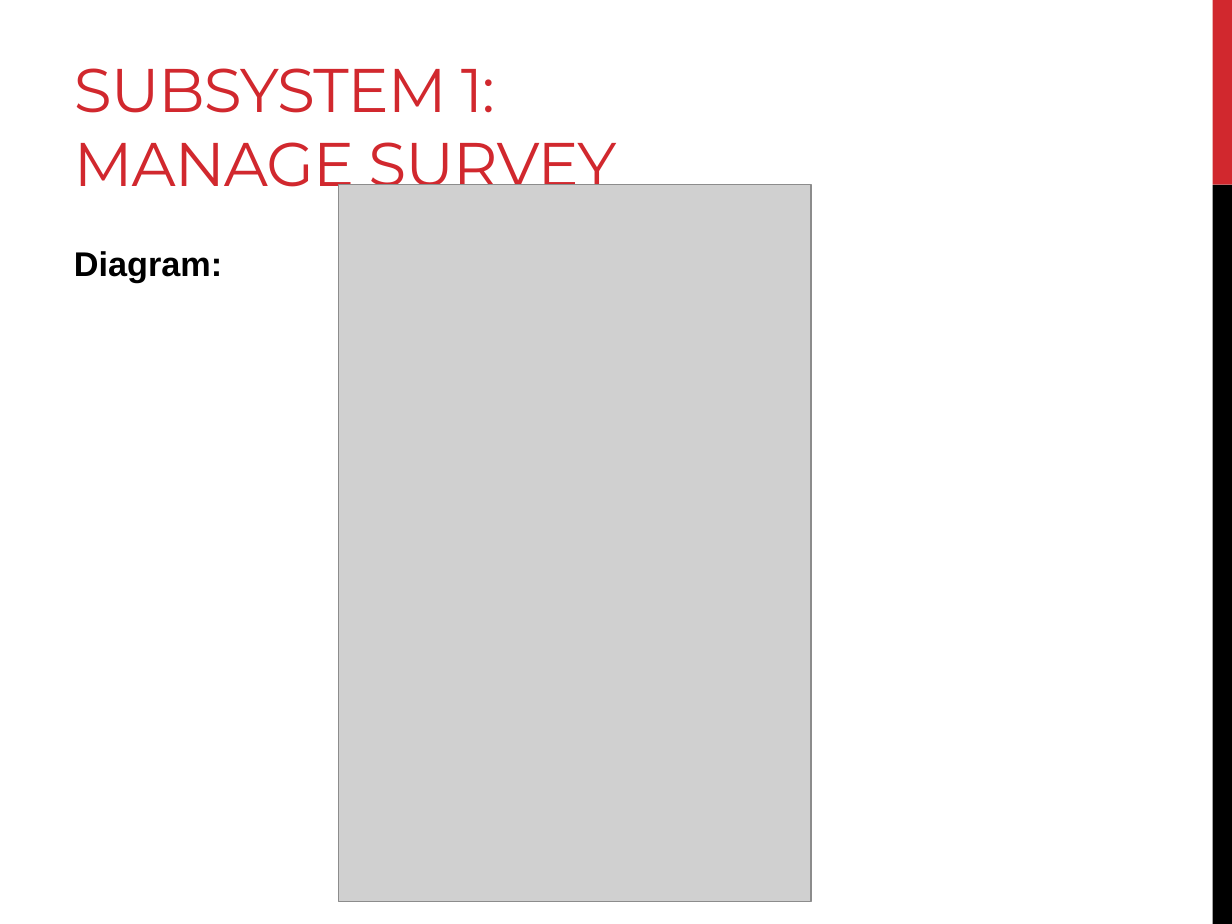
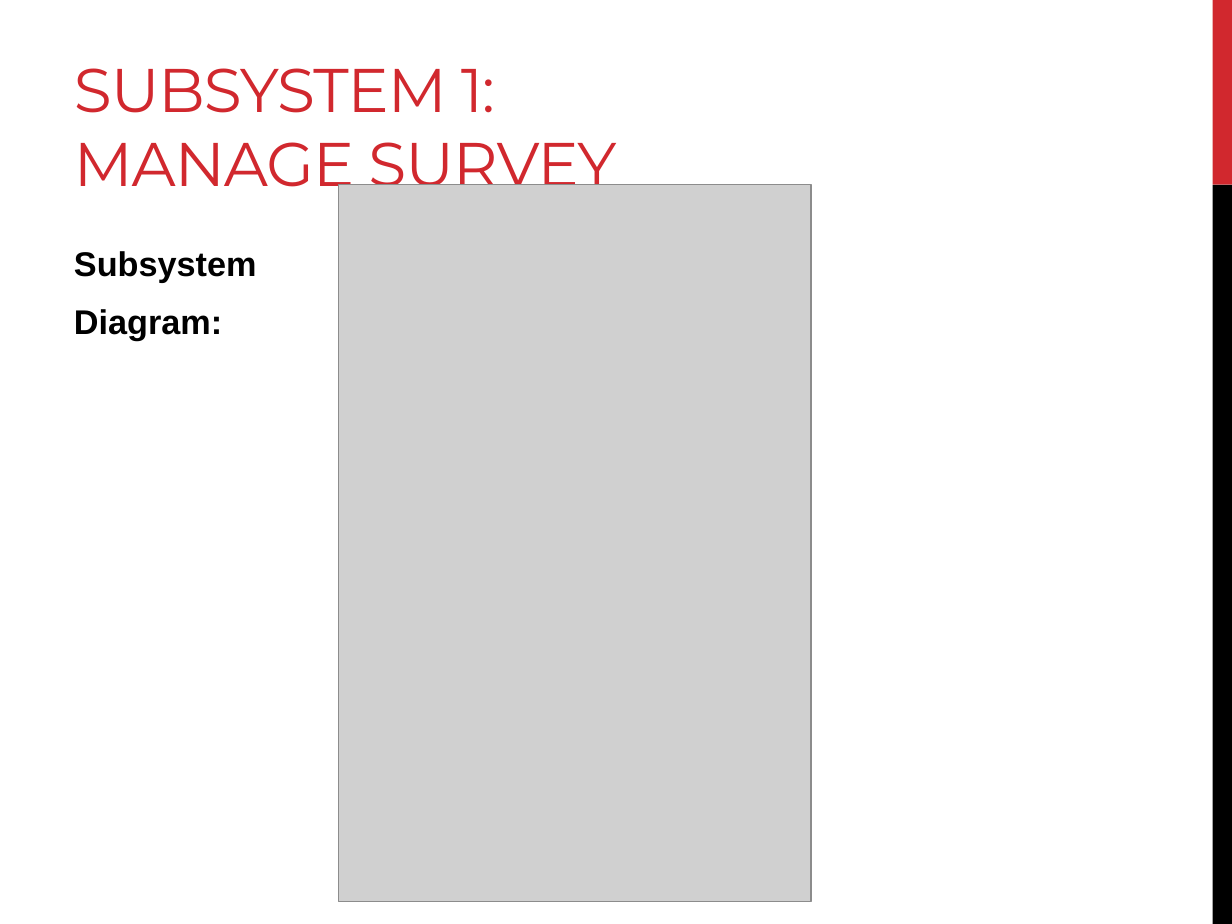
Before and after one commit to AndreasSchwagerl/RR-Survey-System, a slide deck: slide 9 of Presentation/Survey System - Progress Presentation 4.pptx. Drawn at 1232x924 pixels with LibreOffice and Linux fonts; fonts in the diff are those of the drawing; grey boxes stand for pictures. Boxes give left, top, right and bottom in pixels: in the first picture for what was removed or moved away, otherwise in the second. Text is boxed around its words. In the diff, an @@ line names an element or a change of style, - is before the commit and + after.

```diff
--- a/Presentation/Survey System - Progress Presentation 4.pptx
+++ b/Presentation/Survey System - Progress Presentation 4.pptx
@@ text at (x1=74, y1=251, x2=257, y2=283): paragraph added @@
+Subsystem
```
Also in this commit, not shown: 1 other slide changed.
